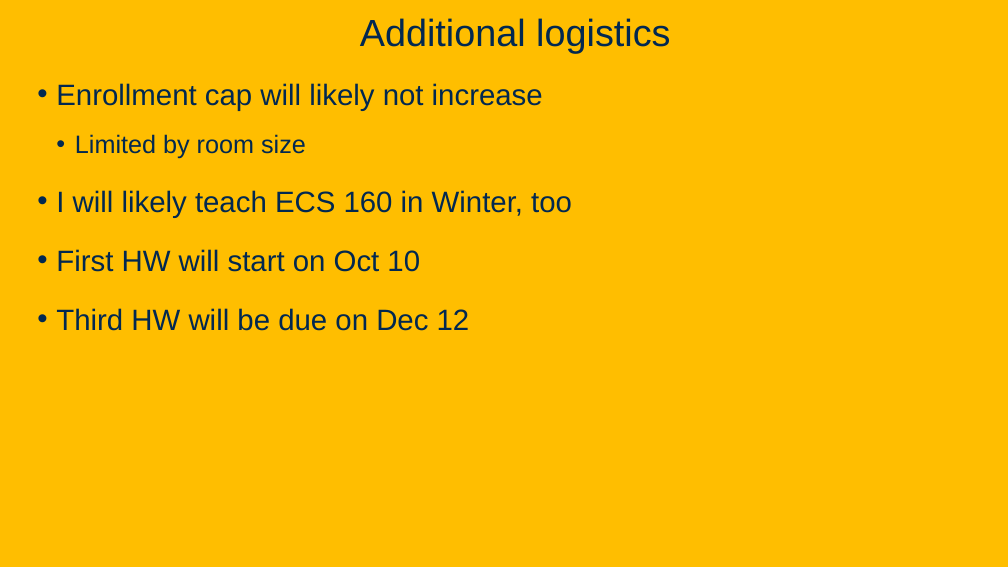
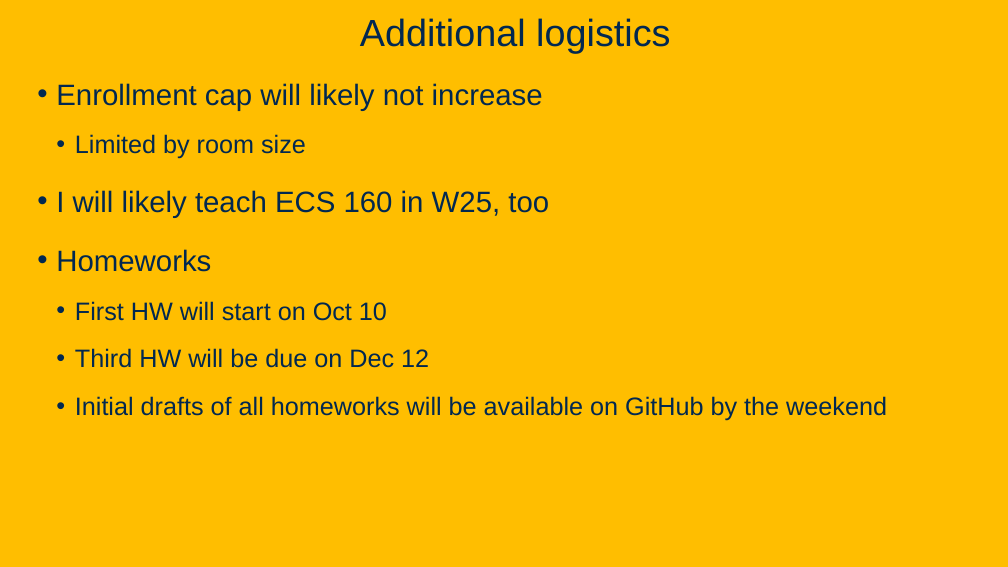
Before and after one commit to davsec-teaching/ecs160-f25, a slide deck: slide 42 of slides/1_logistics_and_course_introduction.pptx (slide 40 before the commit). Drawn at 1008x567 pixels with LibreOffice and Linux fonts; fonts in the diff are those of the drawing; background and template pictures are left out. Boxes give left, top, right and bottom in pixels: in the first picture for what was removed or moved away, otherwise in the second. Text is boxed around its words. In the diff, an @@ line names an element or a change of style, - is before the commit and + after.

```diff
--- a/slides/1_logistics_and_course_introduction.pptx
+++ b/slides/1_logistics_and_course_introduction.pptx
@@ text at box(56, 190, 549, 272): text changed @@
-• I will likely teach ECS 160 in Winter, too
+• I will likely teach ECS 160 in W25, too
+• Homeworks
@@ text at box(75, 301, 429, 368): size 28 to 24 pt in "First HW will start on Oct 10", "Third HW will be due on Dec ..."; list level 1 to 2 in "First HW will start on ..."; list level 1 to 2 in "Third HW will be due ..." @@
@@ text at box(75, 396, 887, 421): paragraph added @@
+  • Initial drafts of all homeworks will be available on GitHub by the weekend
```
Also in this commit, not shown: 15 other slides changed, 3 slides added, 1 slide removed.
